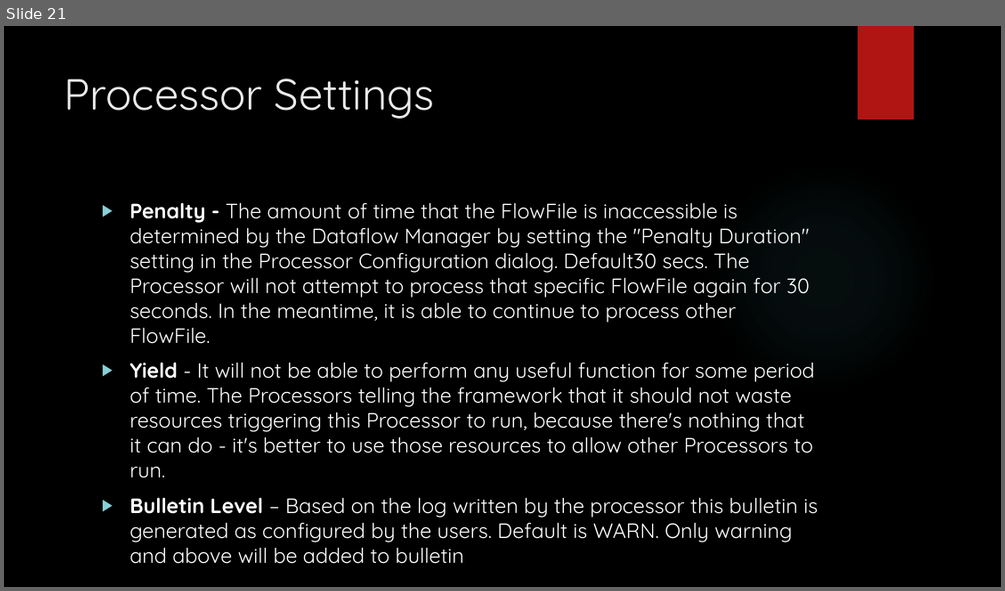
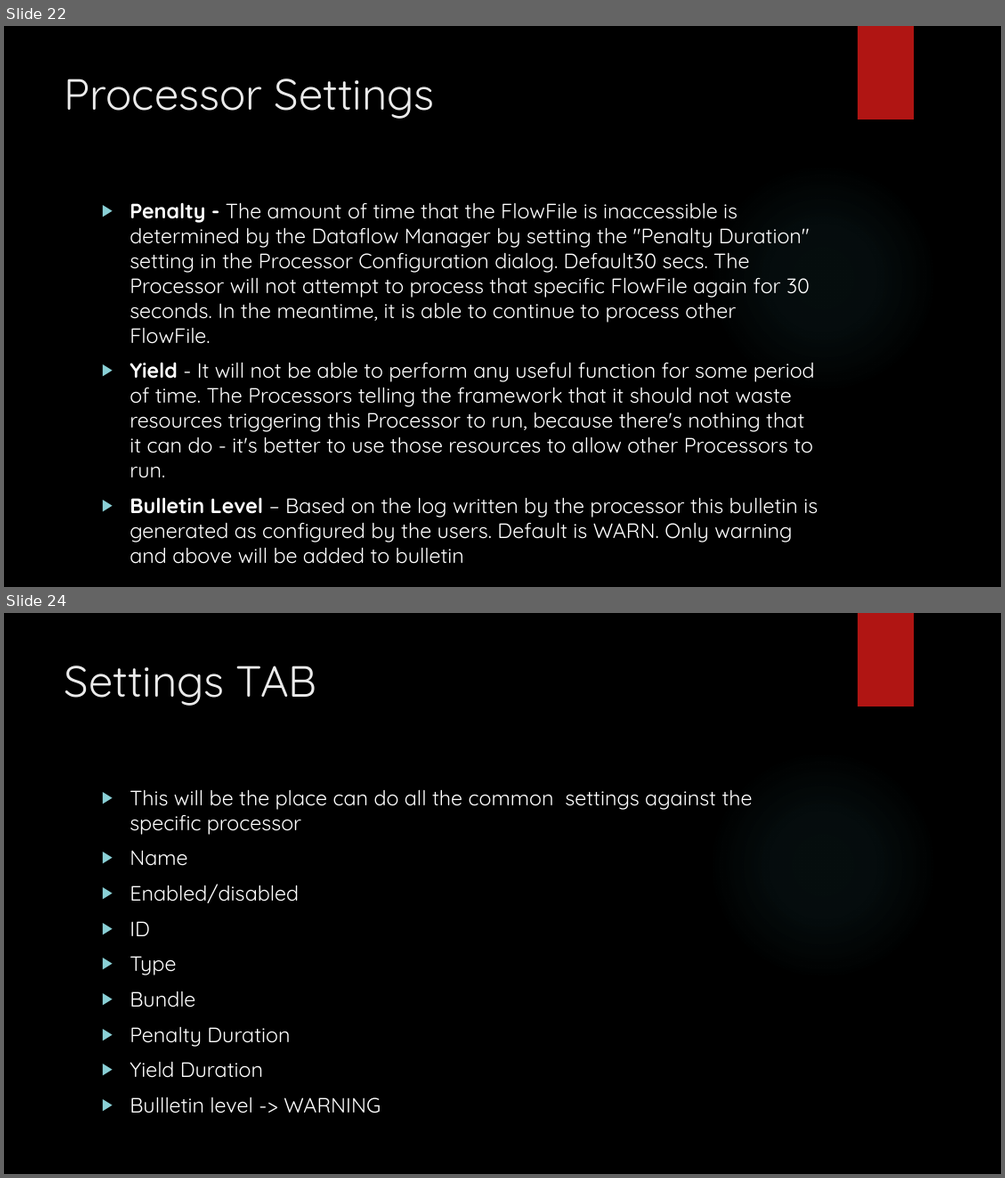
Before and after one commit to karthick1808/apachenifi, a slide deck: Apache Nifi.pptx. Shown one above the other, each under a label of ours: slide 21 before the commit, slides 22 and 24 after it; the slides between them are not shown. The pictures are 1005x591 and 1005x1178 pixels, drawn with LibreOffice and Linux fonts; fonts in the diff are those of the drawing; background and template pictures are left out. Boxes give left, top, right and bottom in pixels: in the first picture for what was removed or moved away, otherwise in the second. Text is boxed around its words. In the diff, an @@ line names an element or a change of style, - is before the commit and + after.

```diff
--- a/Apache Nifi.pptx
+++ b/Apache Nifi.pptx
@@ slide 24 added at (x1=4, y1=613, x2=1001, y2=1174), background picture (left out); not listed: 2 template elements that a slide beside it also shows @@
@@ title added at (x1=65, y1=666, x2=317, y2=706), 42 pt, text #EBEBEB @@
+Settings TAB
@@ text added at (x1=129, y1=789, x2=752, y2=1113), 20 pt, text #FFFFFF @@
+▶ This will be the place can do all the common settings against the specific processor
+▶ Name
+▶ Enabled/disabled
+▶ ID
+▶ Type
+▶ Bundle
+▶ Penalty Duration
+▶ Yield Duration
+▶ Bullletin level -> WARNING
@@ what was slide 21 is now slide 22 @@
```
Also in this commit, not shown: 1 slide changed, 10 other slides added.
